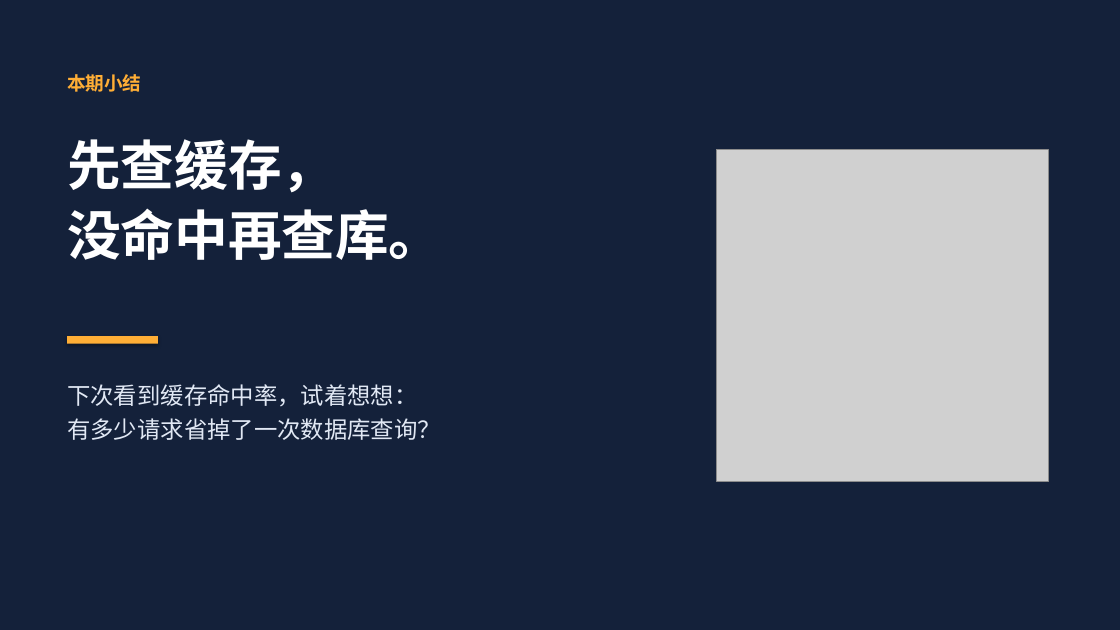
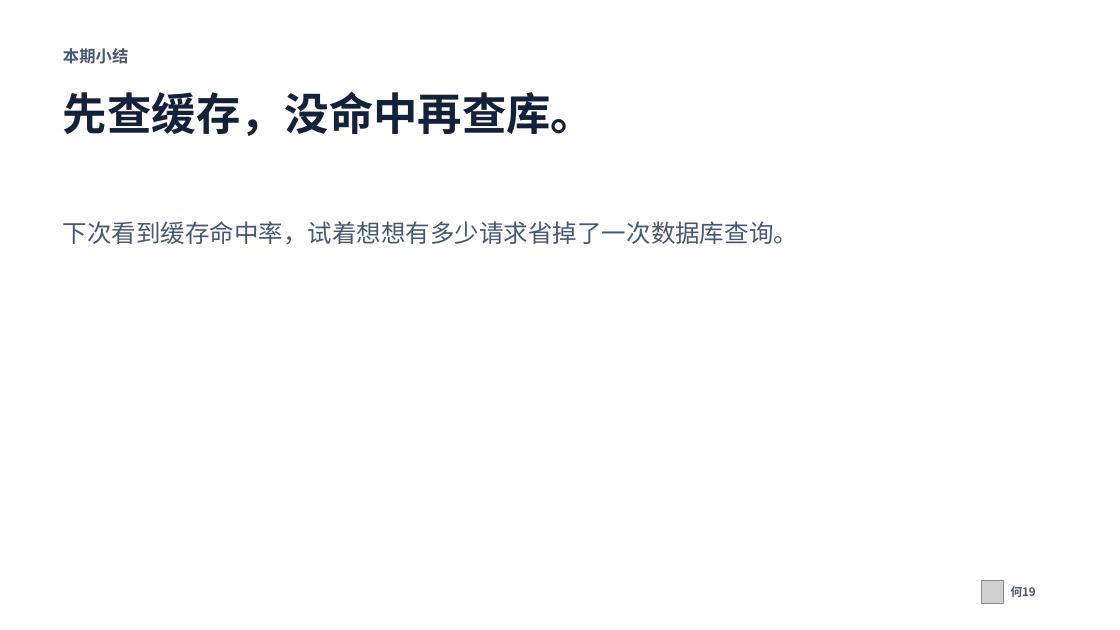
Before and after one commit to HEXING19/Personal-Band, a slide deck: slide 5 of output/he19-cache.pptx. Drawn at 1120x630 pixels with LibreOffice and Linux fonts; fonts in the diff are those of the drawing; grey boxes stand for pictures. Boxes give left, top, right and bottom in pixels: in the first picture for what was removed or moved away, otherwise in the second. Text is boxed around its words. In the diff, an @@ line names an element or a change of style, - is before the commit and + after.

```diff
--- a/output/he19-cache.pptx
+++ b/output/he19-cache.pptx
@@ background #14213A to #FFFFFF @@
@@ text "本期小结": place and size @@
-text "本期小结" at box(67, 74, 141, 92)
+text "本期小结" at box(63, 48, 128, 64)
@@ text "本期小结" at box(63, 48, 128, 64): size 16 to 14 pt, text colour #FFAE36 to #485873 @@
@@ text at box(63, 91, 595, 136): text changed; size 46 to 38 pt; text colour #FFFFFF to #14213A @@
-先查缓存，
-没命中再查库。
+先查缓存，没命中再查库。
@@ text at box(63, 221, 798, 245): text changed; size 20 to 21 pt; text colour #E1E8F4 to #485873 @@
-下次看到缓存命中率，试着想想：
-有多少请求省掉了一次数据库查询？
+下次看到缓存命中率，试着想想有多少请求省掉了一次数据库查询。
@@ rectangle removed at box(67, 336, 158, 344) @@
@@ picture: place and size @@
-picture at box(717, 150, 1049, 481)
+picture at box(981, 581, 1004, 603)
@@ text added at box(1011, 586, 1036, 597), 10 pt, text #485873, bold @@
+何19
```
Also in this commit, not shown: 4 other slides changed, 10 other files.
